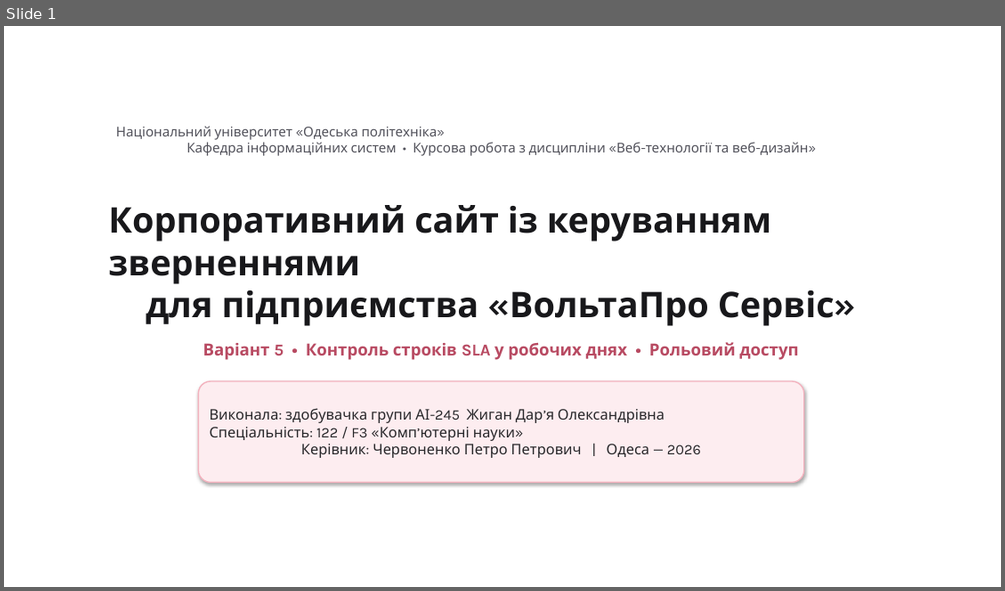
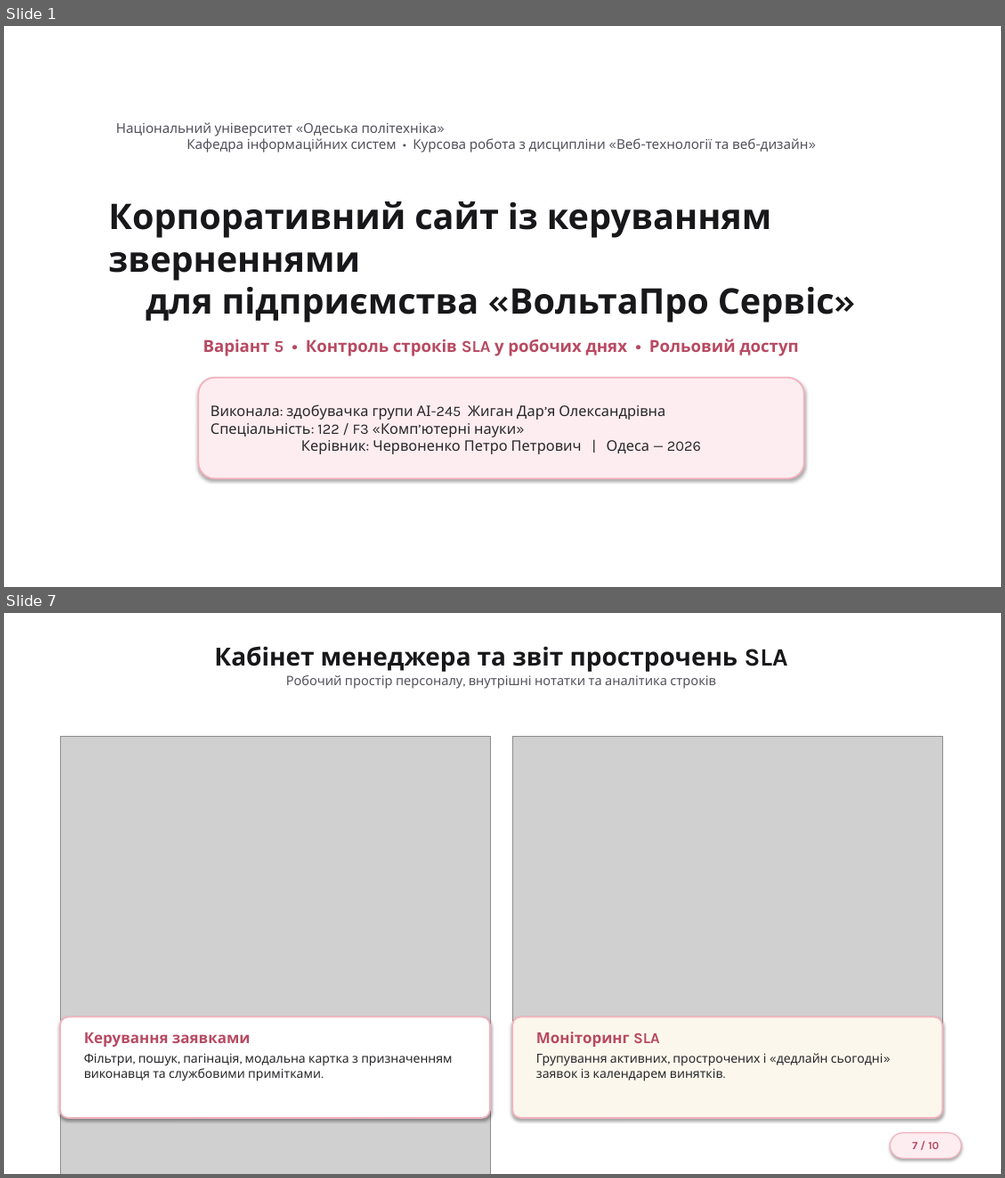
Before and after one commit to Zhyhan245/voltapro-service-inquiries, a slide deck: docs/Презентація_Жиган_Д_О_АІ-245.pptx. Shown one above the other, each under a label of ours: slide 1 before the commit, slides 1 and 7 after it; the slides between them are not shown. The pictures are 1005x591 and 1005x1178 pixels, drawn with LibreOffice and Linux fonts; fonts in the diff are those of the drawing; grey boxes stand for pictures; background and template pictures are left out. Boxes give left, top, right and bottom in pixels: in the first picture for what was removed or moved away, otherwise in the second. Text is boxed around its words. In the diff, an @@ line names an element or a change of style, - is before the commit and + after.

Commit message:
docs: оновлено дизайн презентації з різноманітними макетами

```diff
--- a/docs/Презентація_Жиган_Д_О_АІ-245.pptx
+++ b/docs/Презентація_Жиган_Д_О_АІ-245.pptx
@@ slide 7 added at [4,613,1001,1174], background picture (left out) @@
@@ text added at [214,646,788,689], 12.5 pt, text #52525B @@
+Кабінет менеджера та звіт прострочень SLA
+Робочий простір персоналу, внутрішні нотатки та аналітика строків
@@ picture added at [60,737,490,1174] @@
@@ picture added at [512,737,942,1033] @@
@@ rounded rectangle added at [60,1017,490,1118], fill #FFFFFF, outline #F3B2BE 1.5 pt @@
@@ text added at [84,1032,452,1081], 12 pt, text #27272A @@
+Керування заявками
+Фільтри, пошук, пагінація, модальна картка з призначенням виконавця та службовими примітками.
@@ rounded rectangle added at [512,1017,942,1118], fill #FCF7EC, outline #F3B2BE 1.5 pt @@
@@ text added at [536,1031,883,1081], 12 pt, text #27272A @@
+Моніторинг SLA
+Групування активних, прострочених і «дедлайн сьогодні» заявок із календарем винятків.
@@ rounded rectangle added at [890,1133,961,1159], fill #FDEDF0, outline #F3B2BE 1 pt, 10.5 pt, text #B84A62, bold @@
+7 / 10
@@ slide 1 changed as well @@
@@ 2 texts, 1 rounded rectangle: place and size @@
-2 texts, 1 rounded rectangle at [108,126,834,483]
+2 texts, 1 rounded rectangle at [108,122,834,478]
@@ rounded rectangle "Виконала: здобувачка групи АІ-245 Жиган ..." at [198,378,804,478]: outline #F3B2BE 1.2 pt to #F3B2BE 1.5 pt; proportions changed @@
```
Also in this commit, not shown: 8 other slides changed, 1 slide removed.
